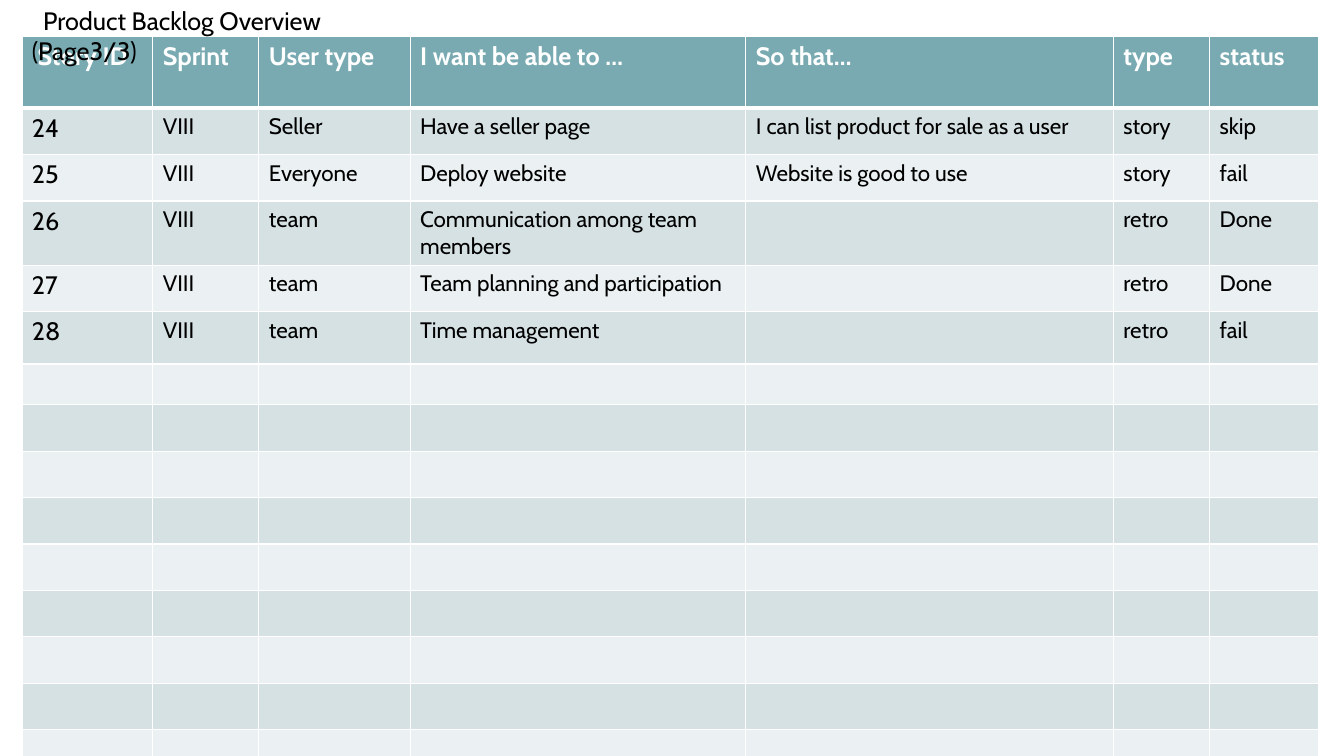
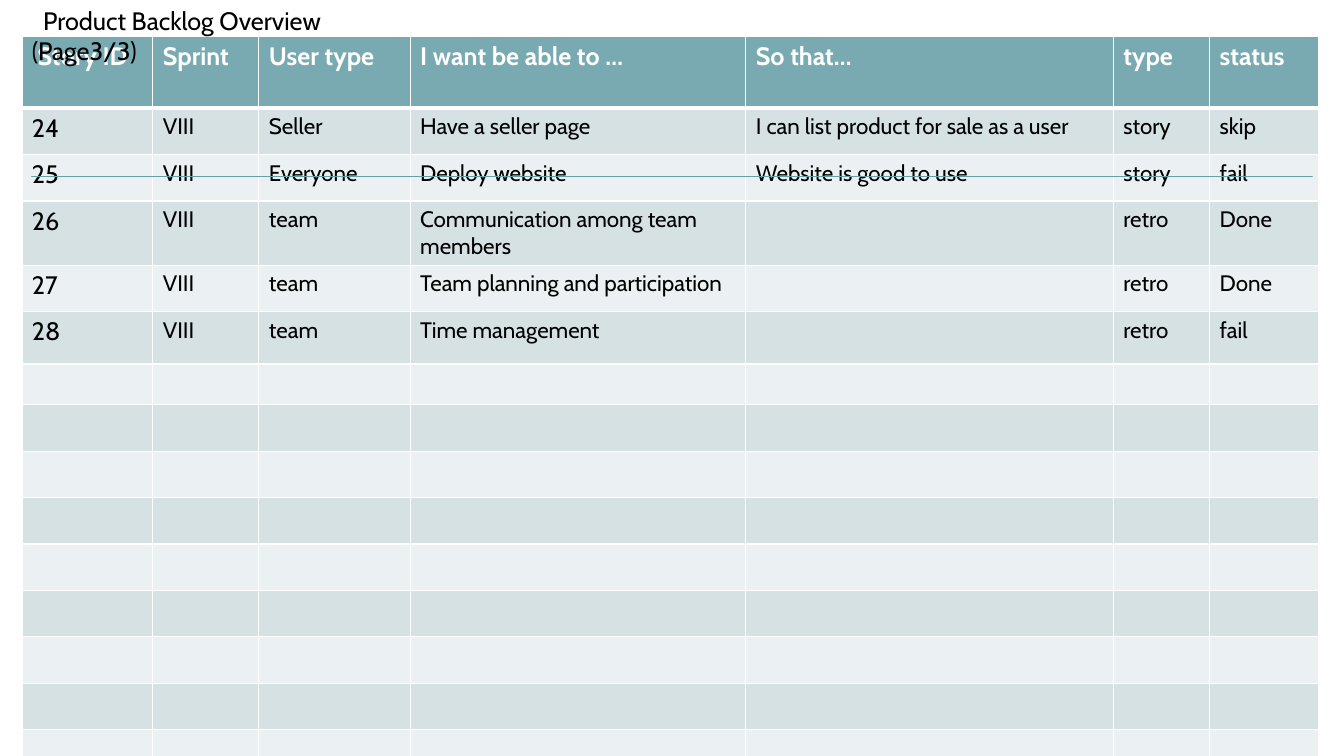
Before and after one commit to Xu12345-sophie/CS691TeamDice, a slide deck: slide 14 of Deliverable8/PCBuilder Web Application Sprint 8.pptx. Drawn at 1344x756 pixels with LibreOffice and Linux fonts; fonts in the diff are those of the drawing. Boxes give left, top, right and bottom in pixels: in the first picture for what was removed or moved away, otherwise in the second. Text is boxed around its words. In the diff, an @@ line names an element or a change of style, - is before the commit and + after.

```diff
--- a/Deliverable8/PCBuilder Web Application Sprint 8.pptx
+++ b/Deliverable8/PCBuilder Web Application Sprint 8.pptx
@@ line added from (32, 176) to (1313, 176), #669EA7 1 pt @@
```
Also in this commit, not shown: 4 other slides changed.
